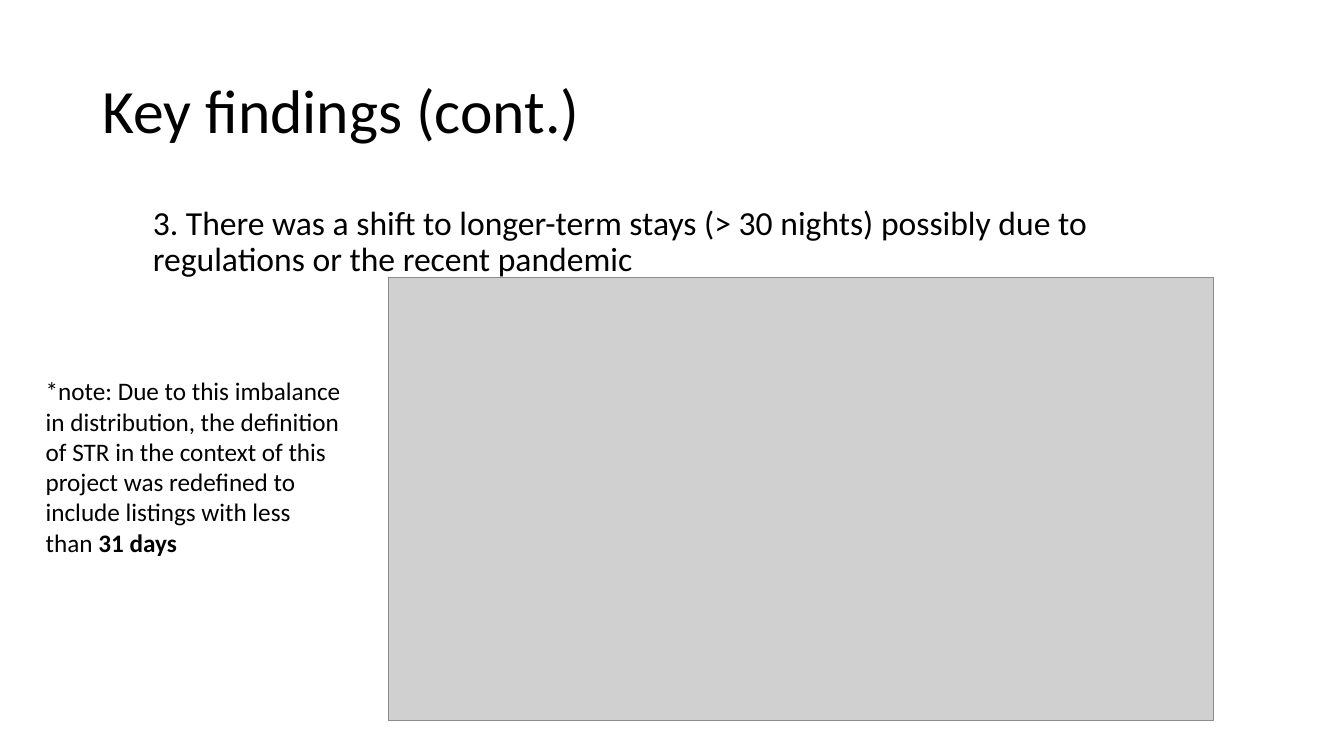
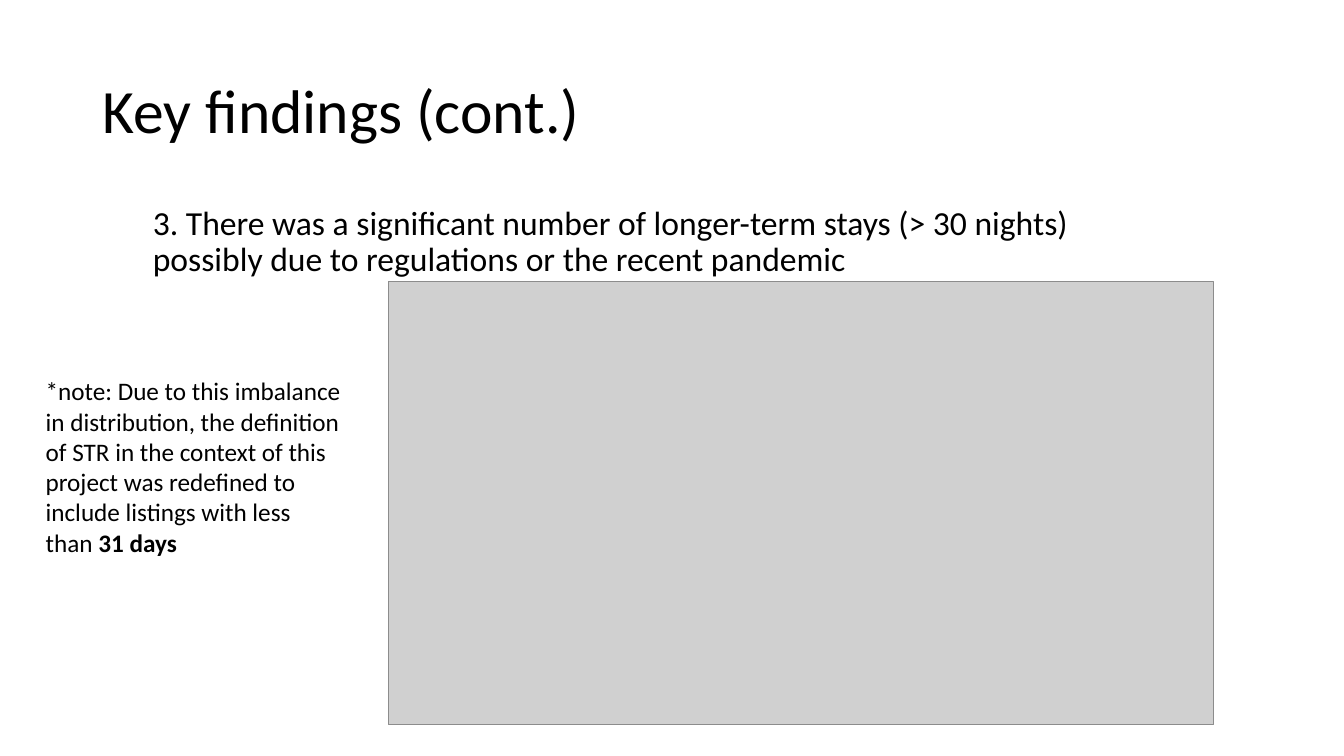
Before and after one commit to n-altawam/Sprinboard, a slide deck: slide 10 of Capstone 2/Report Files/Capstone 2 Presentation.pptx. Drawn at 1344x756 pixels with LibreOffice and Linux fonts; fonts in the diff are those of the drawing; grey boxes stand for pictures. Boxes give left, top, right and bottom in pixels: in the first picture for what was removed or moved away, otherwise in the second. Text is boxed around its words. In the diff, an @@ line names an element or a change of style, - is before the commit and + after.

Commit message:
Presentation updated

```diff
--- a/Capstone 2/Report Files/Capstone 2 Presentation.pptx
+++ b/Capstone 2/Report Files/Capstone 2 Presentation.pptx
@@ text at bbox=[153, 210, 1068, 277]: text changed @@
-  3. There was a shift to longer-term stays (> 30 nights) possibly due to regulations or the recent pandemic
+  3. There was a significant number of longer-term stays (> 30 nights)
+  possibly due to regulations or the recent pandemic
@@ picture: place and size @@
-picture at bbox=[388, 277, 1214, 720]
+picture at bbox=[388, 282, 1214, 725]
```
Also in this commit, not shown: 1 other slide changed, 1 slide added, 1 other file.
